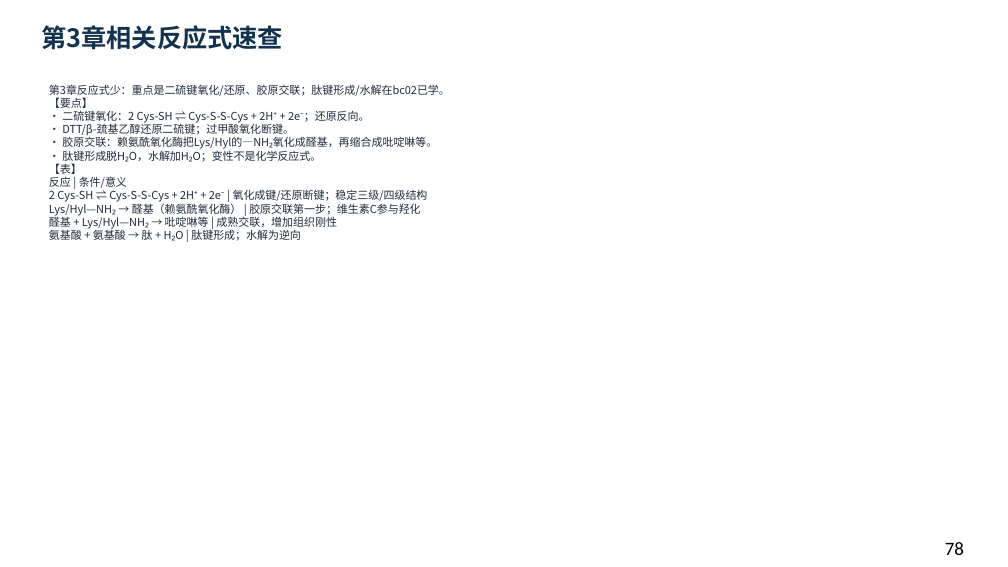
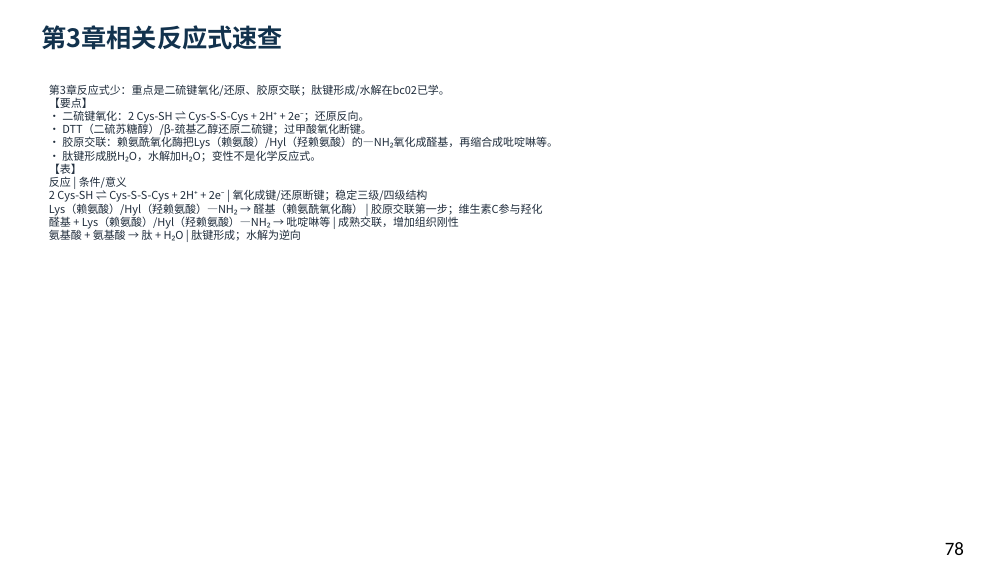
Before and after one commit to newkan-li/Biochemistry, a slide deck: slide 78 of downloads/bc03-ai-style.pptx. Drawn at 1008x567 pixels with LibreOffice and Linux fonts; fonts in the diff are those of the drawing. Boxes give left, top, right and bottom in pixels: in the first picture for what was removed or moved away, otherwise in the second. Text is boxed around its words. In the diff, an @@ line names an element or a change of style, - is before the commit and + after.

```diff
--- a/downloads/bc03-ai-style.pptx
+++ b/downloads/bc03-ai-style.pptx
@@ text at [49, 84, 558, 241]: text changed @@
-第3章反应式少：重点是二硫键氧化/还原、胶原交联；肽键形成/水解在bc02已学。
-【要点】
-• 二硫键氧化：2 Cys-SH ⇌ Cys-S-S-Cys + 2H⁺ + 2e⁻；还原反向。
-• DTT/β-巯基乙醇还原二硫键；过甲酸氧化断键。
-• 胶原交联：赖氨酰氧化酶把Lys/Hyl的—NH₂氧化成醛基，再缩合成吡啶啉等。
-• 肽键形成脱H₂O，水解加H₂O；变性不是化学反应式。
-【表】
-反应 | 条件/意义
-2 Cys-SH ⇌ Cys-S-S-Cys + 2H⁺ + 2e⁻ | 氧化成键/还原断键；稳定三级/四级结构
-Lys/Hyl—NH₂ → 醛基（赖氨酰氧化酶） | 胶原交联第一步；维生素C参与羟化
-醛基 + Lys/Hyl—NH₂ → 吡啶啉等 | 成熟交联，增加组织刚性
-氨基酸 + 氨基酸 → 肽 + H₂O | 肽键形成；水解为逆向
+第3章反应式少：重点是二硫键氧化/还原、胶原交联；肽键形成/水解在bc02已学。
+【要点】
+• 二硫键氧化：2 Cys-SH ⇌ Cys-S-S-Cys + 2H⁺ + 2e⁻；还原反向。
+• DTT（二硫苏糖醇）/β-巯基乙醇还原二硫键；过甲酸氧化断键。
+• 胶原交联：赖氨酰氧化酶把Lys（赖氨酸）/Hyl（羟赖氨酸）的—NH₂氧化成醛基，再缩合成吡啶啉等。
+• 肽键形成脱H₂O，水解加H₂O；变性不是化学反应式。
+【表】
+反应 | 条件/意义
+2 Cys-SH ⇌ Cys-S-S-Cys + 2H⁺ + 2e⁻ | 氧化成键/还原断键；稳定三级/四级结构
+Lys（赖氨酸）/Hyl（羟赖氨酸）—NH₂ → 醛基（赖氨酰氧化酶） | 胶原交联第一步；维生素C参与羟化
+醛基 + Lys（赖氨酸）/Hyl（羟赖氨酸）—NH₂ → 吡啶啉等 | 成熟交联，增加组织刚性
+氨基酸 + 氨基酸 → 肽 + H₂O | 肽键形成；水解为逆向
```
Also in this commit, not shown: 87 other slides changed, 3 other files.
